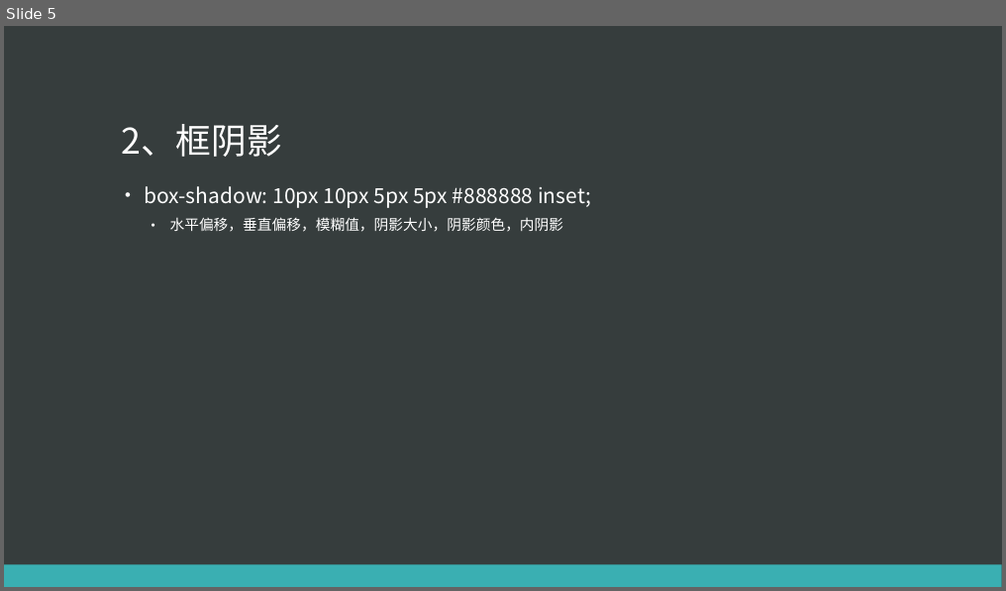
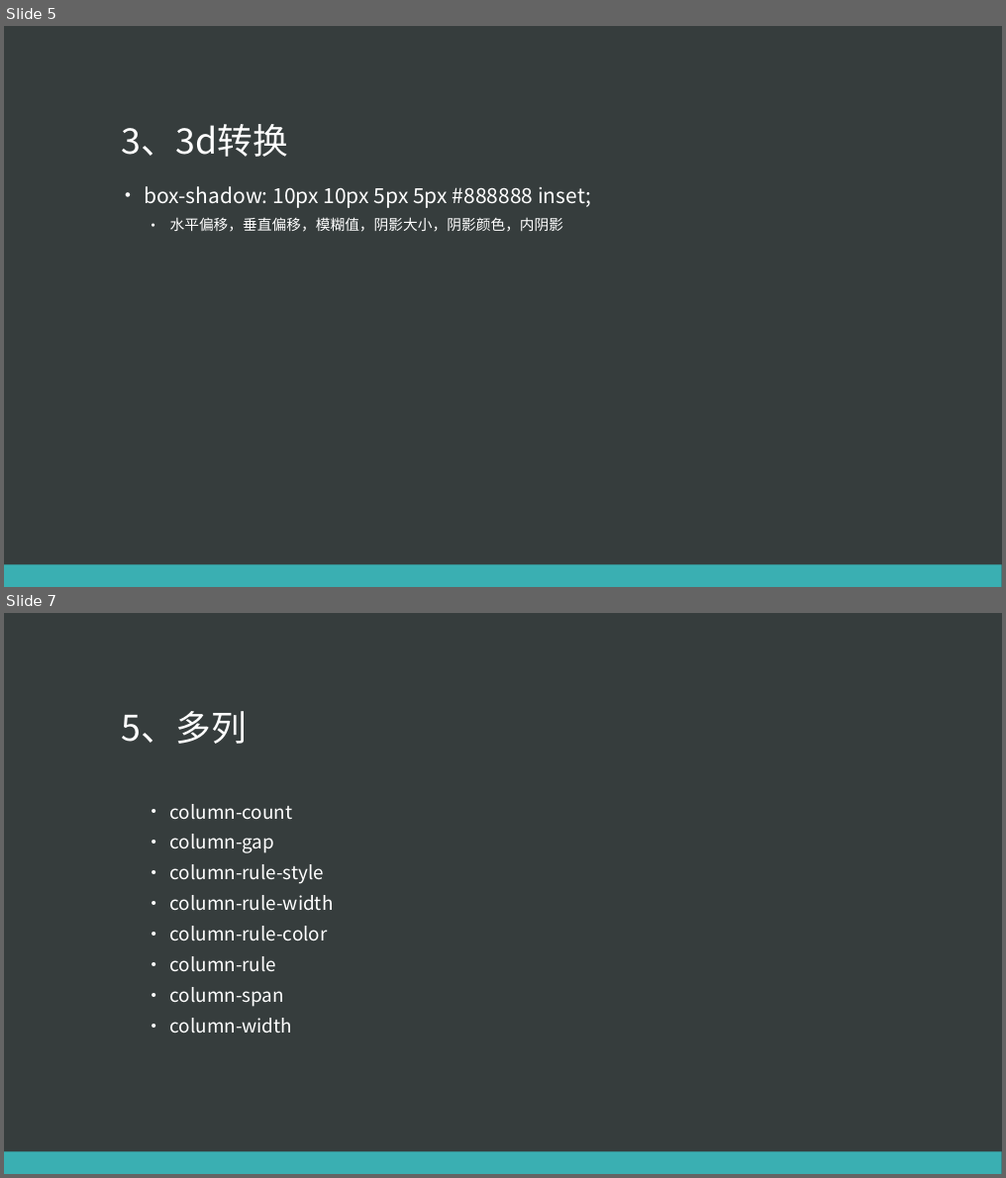
Before and after one commit to eventao/courseware, a slide deck: ppt/css3/css3-1.pptx. Shown one above the other, each under a label of ours: slide 5 before the commit, slides 5 and 7 after it; the slides between them are not shown. The pictures are 1006x591 and 1006x1178 pixels, drawn with LibreOffice and Linux fonts; fonts in the diff are those of the drawing. Boxes give left, top, right and bottom in pixels: in the first picture for what was removed or moved away, otherwise in the second. Text is boxed around its words. In the diff, an @@ line names an element or a change of style, - is before the commit and + after.

```diff
--- a/ppt/css3/css3-1.pptx
+++ b/ppt/css3/css3-1.pptx
@@ slide 7 added at (4, 613, 1002, 1174), background #363D3D; not listed: 1 template element that a slide beside it also shows @@
@@ title added at (121, 711, 247, 744), 34 pt, text #FFFFFF @@
+5、多列
@@ text added at (170, 804, 334, 1033), 18 pt, text #FFFFFF @@
+  • column-count
+  • column-gap
+  • column-rule-style
+  • column-rule-width
+  • column-rule-color
+  • column-rule
+  • column-span
+  • column-width
@@ slide 5 changed as well @@
@@ title at (121, 124, 288, 157): text changed @@
-2、框阴影
+3、3d转换
```
Also in this commit, not shown: 5 other slides changed, 2 other slides added, 4 slides removed.
